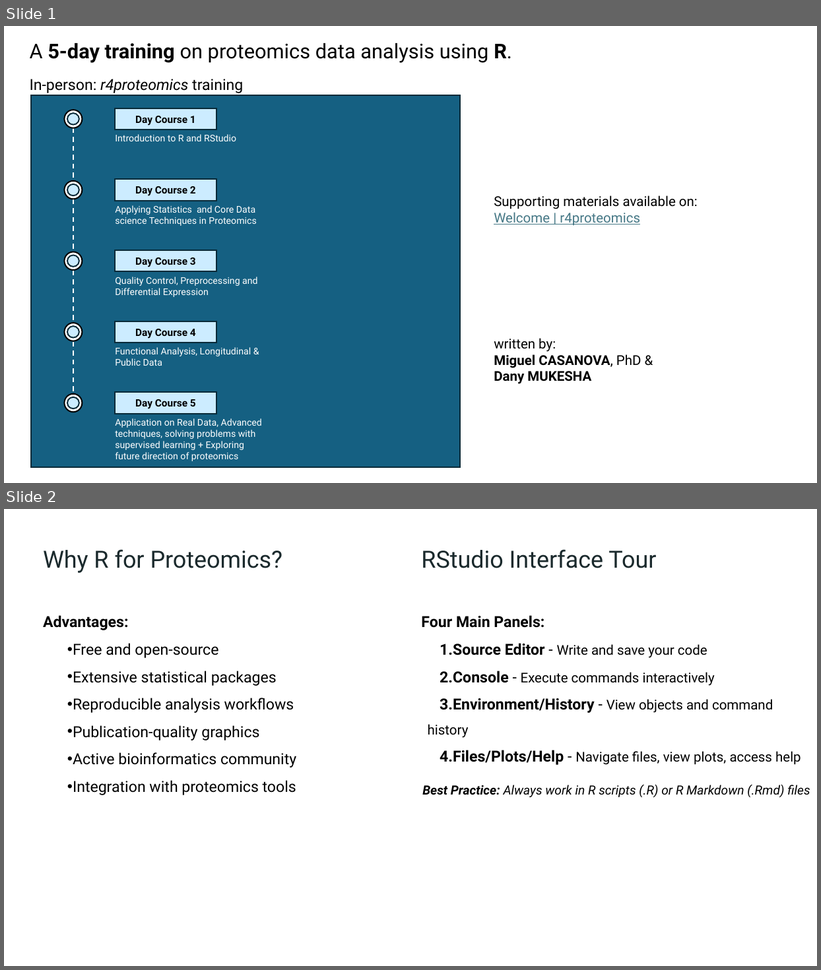
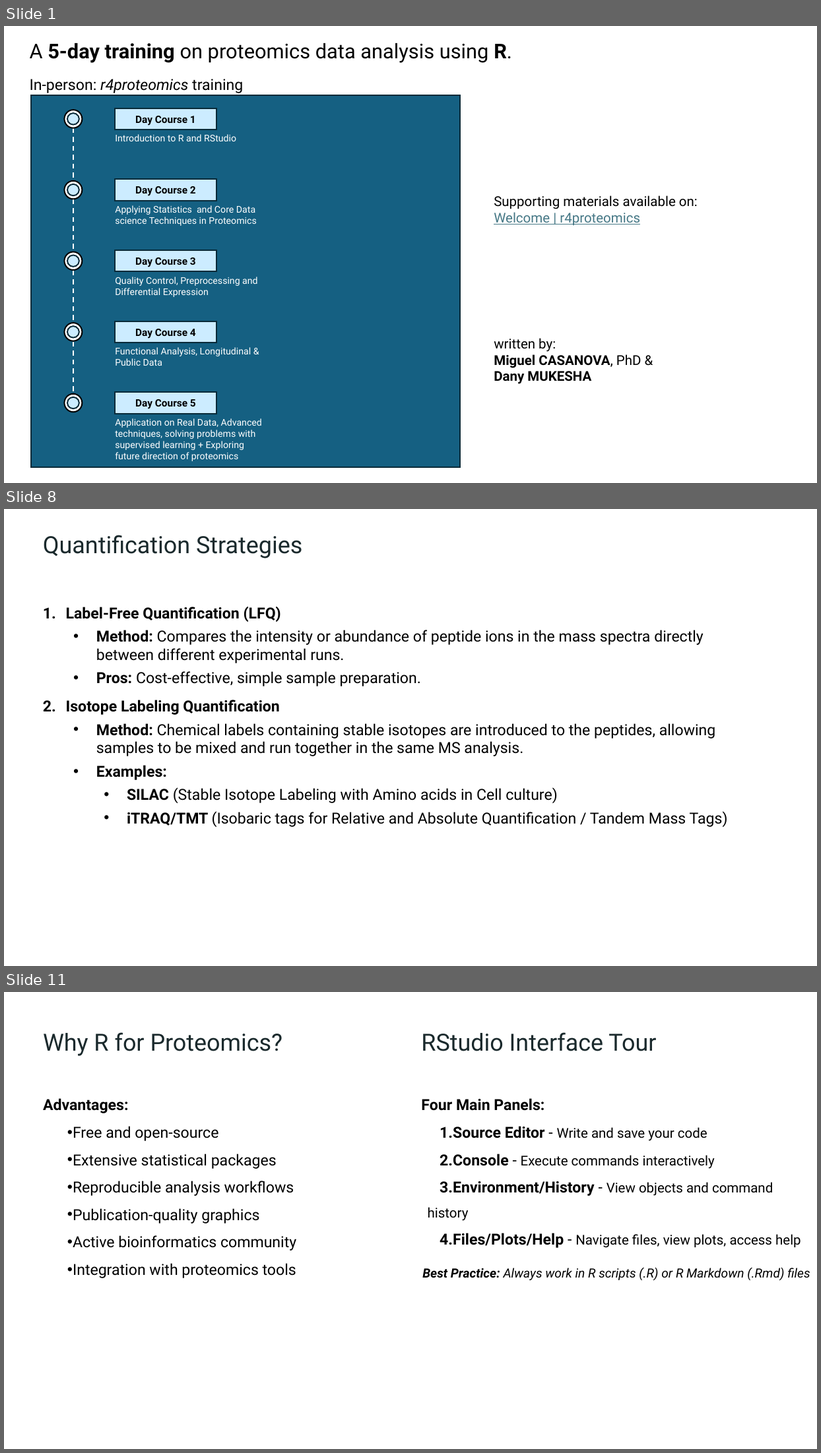
Before and after one commit to lodiag-holocron/r4proteomics, a slide deck: inst/r4proteomics_slides.pptx. Shown one above the other, each under a label of ours: slides 1 and 2 before the commit, slides 1, 8 and 11 after it; the slides between them are not shown. The pictures are 821x970 and 821x1453 pixels, drawn with LibreOffice and Linux fonts; fonts in the diff are those of the drawing. Boxes give left, top, right and bottom in pixels: in the first picture for what was removed or moved away, otherwise in the second. Text is boxed around its words. In the diff, an @@ line names an element or a change of style, - is before the commit and + after.

```diff
--- a/inst/r4proteomics_slides.pptx
+++ b/inst/r4proteomics_slides.pptx
@@ slide 8 added at box(4, 509, 817, 966), background #FFFFFF @@
@@ text added at box(43, 535, 302, 559), 28 pt, text #1A292C @@
+Quantification Strategies
@@ text added at box(66, 607, 728, 827), 18 pt, text #000000 @@
+1. Label-Free Quantification (LFQ)
+  • Method: Compares the intensity or abundance of peptide ions in the mass spectra directly between different experimental runs.
+  • Pros: Cost-effective, simple sample preparation.
+2. Isotope Labeling Quantification
+  • Method: Chemical labels containing stable isotopes are introduced to the peptides, allowing samples to be mixed and run together in the same MS analysis.
+  • Examples:
+    • SILAC (Stable Isotope Labeling with Amino acids in Cell culture)
+    • iTRAQ/TMT (Isobaric tags for Relative and Absolute Quantification / Tandem Mass Tags)
@@ what was slide 2 is now slide 11 @@
```
Also in this commit, not shown: 8 other slides added.
